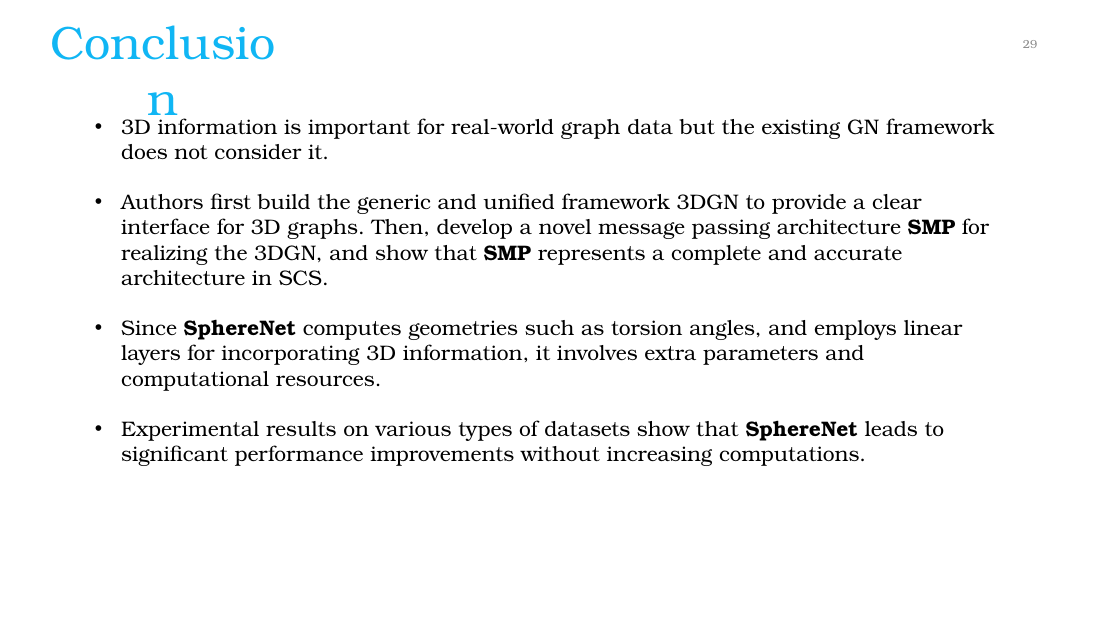
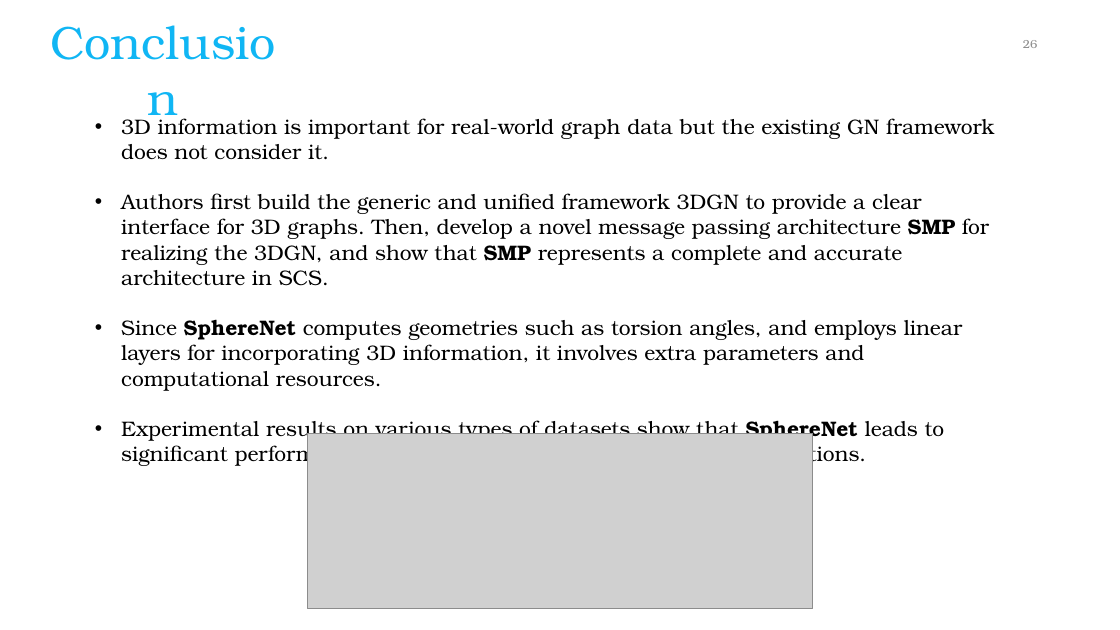
Before and after one commit to igunduz/DLDD, a slide deck: slide 26 of Spherical Message Passing for 3D GNNs.pptx (slide 29 before the commit). Drawn at 1120x630 pixels with LibreOffice and Linux fonts; fonts in the diff are those of the drawing; grey boxes stand for pictures. Boxes give left, top, right and bottom in pixels: in the first picture for what was removed or moved away, otherwise in the second. Text is boxed around its words. In the diff, an @@ line names an element or a change of style, - is before the commit and + after.

```diff
--- a/Spherical Message Passing for 3D GNNs.pptx
+++ b/Spherical Message Passing for 3D GNNs.pptx
@@ page number at box(1023, 40, 1037, 48): text changed @@
-29
+26
@@ picture added at box(308, 434, 813, 609) @@
```
Also in this commit, not shown: 1 other slide changed, 3 slides removed.
